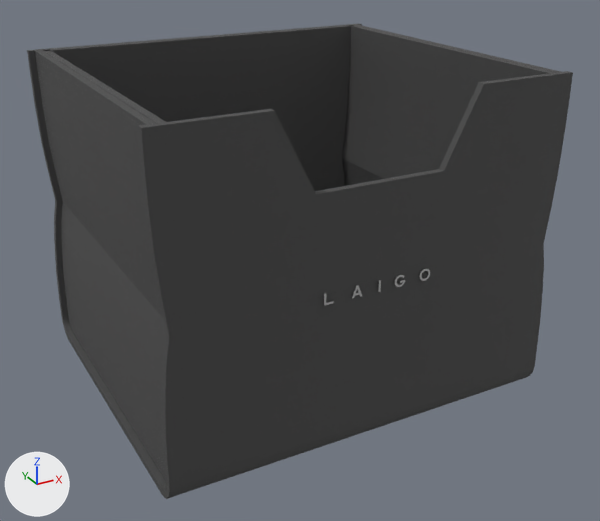
Two versions of the glTF model newweb/models/box3.glb, one commit apart.
Both versions are drawn from a 50 mm lens placed at (-0.252, -0.508, 0.444), pointed at (0.006, -0.039, 0.209). The axes (+X, +Y, +Z) are drawn at lower left. The lights are the same throughout. Where no turn or scale is listed for an object, it has been applied to the vertices.

Objects in the first picture: 'box3', 'box3_open'.
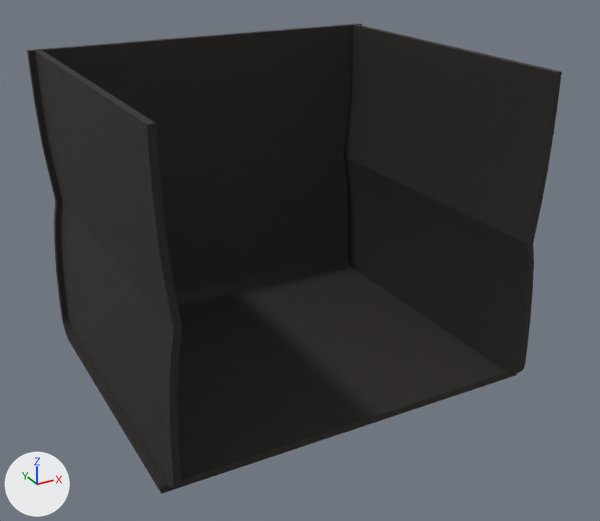
Where the change shows, as pixel boxes [x1, y1, x2, y2] in the pictures (600 x 521 px):
'box3', surface changed (grey to black)
    both: [27, 24, 562, 494]
'box3_open', deleted
    before: [42, 25, 573, 499]
    faces in mat_blackbox: [42, 25, 573, 499]
    faces in mat_sv_bar (white #f4f4f4): [323, 268, 430, 306]

Patch to the scene script:
```diff
--- a/newweb/models/box3.glb.py
+++ b/newweb/models/box3.glb.py
@@ img_color4 @@
+img_color4 = load_image('color4', '_unpacked/color4', 2048, 2048, 'sRGB')
@@ mat_blackbox @@
 n2 = _N.new('ShaderNodeTexImage'); n2.name = 'Image Texture'
-n2.image = img_color2
+n2.image = img_color4
 n3 = _N.new('ShaderNodeMapping'); n3.name = 'Mapping'
@@ ob_box3_open @@
-ob_box3_open = bpy.data.objects.new('box3_open', me_cube_122)
-ob_box3_open.location = (0.0, 0.0, 0.0)
```
